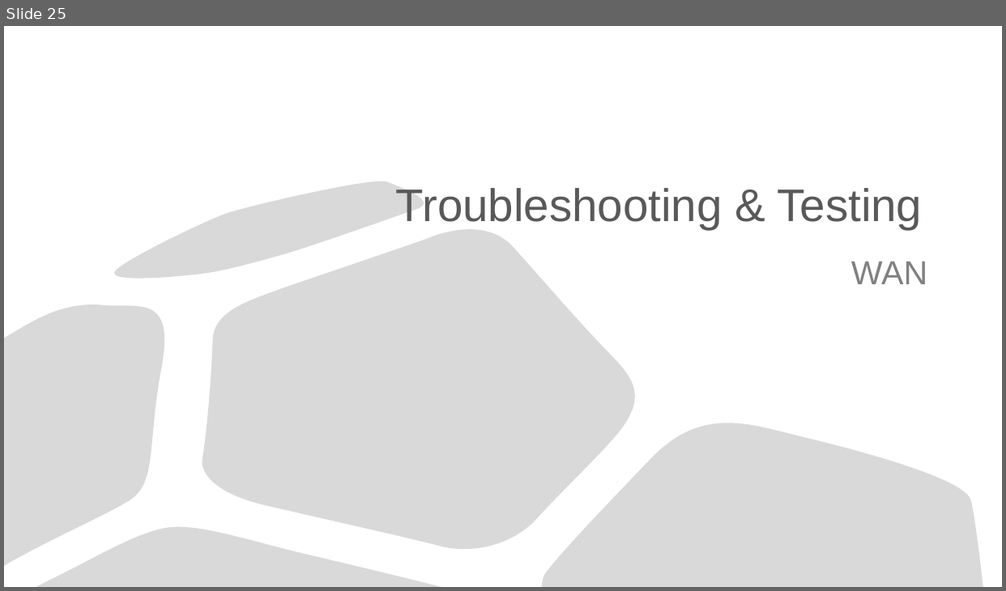
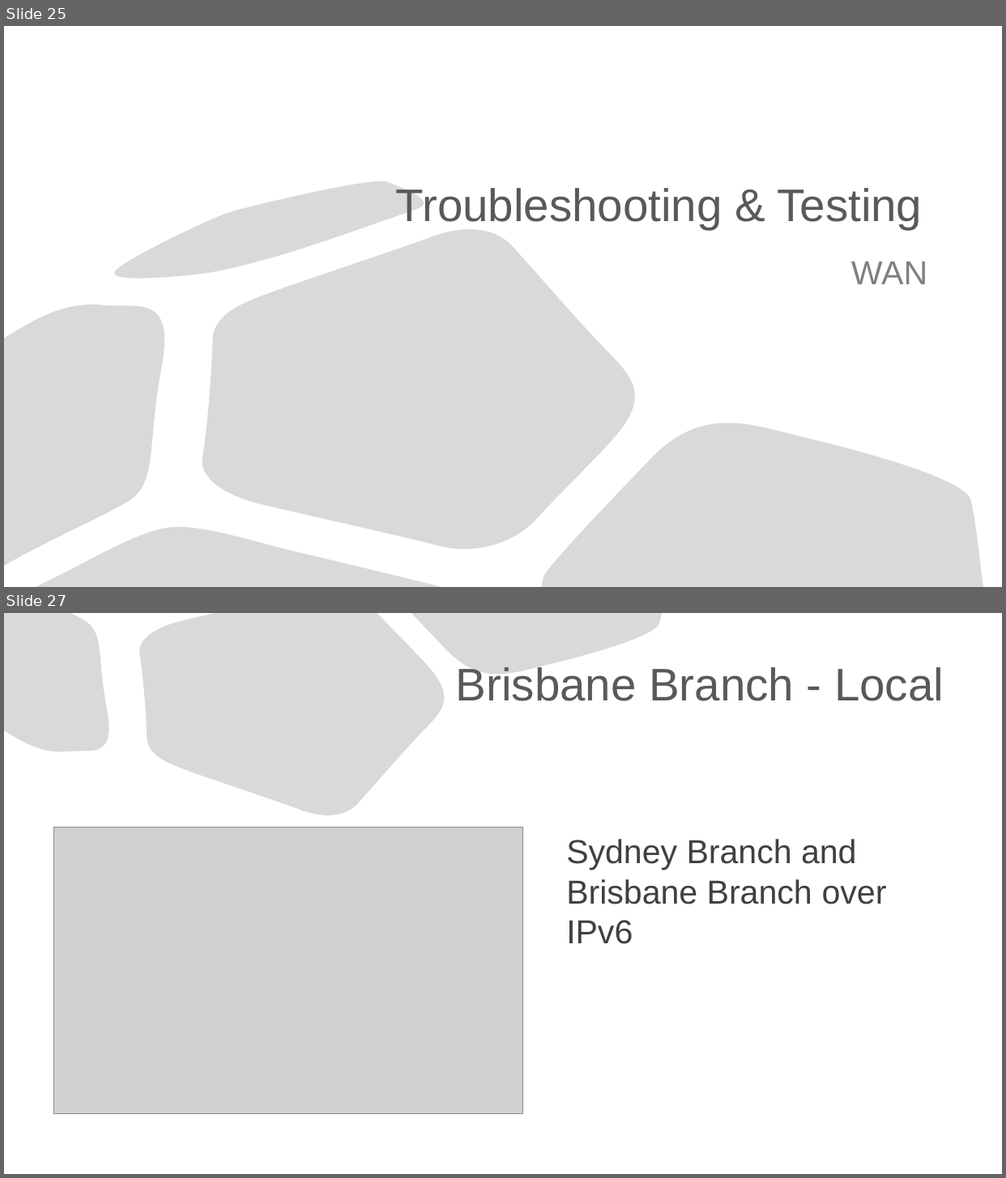
Before and after one commit to Advanced-Diploma-of-IT-Tel-Network-Eng/Assessments, a slide deck: TERM1-BLOCK1/2-ICTNWK541-Configure_Verify_Troubleshoot_WAN_links-IP_services/Assessmet_Task2/Task2/ICTNWK541 Assessment task.pptx. Shown one above the other, each under a label of ours: slide 25 before the commit, slides 25 and 27 after it; the slides between them are not shown. The pictures are 1006x591 and 1006x1178 pixels, drawn with LibreOffice and Linux fonts; fonts in the diff are those of the drawing; grey boxes stand for pictures. Boxes give left, top, right and bottom in pixels: in the first picture for what was removed or moved away, otherwise in the second. Text is boxed around its words. In the diff, an @@ line names an element or a change of style, - is before the commit and + after.

```diff
--- a/TERM1-BLOCK1/2-ICTNWK541-Configure_Verify_Troubleshoot_WAN_links-IP_services/Assessmet_Task2/Task2/ICTNWK541 Assessment task.pptx
+++ b/TERM1-BLOCK1/2-ICTNWK541-Configure_Verify_Troubleshoot_WAN_links-IP_services/Assessmet_Task2/Task2/ICTNWK541 Assessment task.pptx
@@ slide 27 added at (4,613,1002,1174), background #FFFFFF @@
@@ freeform shape added at (4,613,117,760), fill #D9D9D9, outline #000000 0.75 pt @@
@@ freeform shape added at (138,613,453,826), fill #D9D9D9, outline #000000 0.75 pt @@
@@ freeform shape added at (411,613,661,687), fill #D9D9D9, outline #000000 0.75 pt @@
@@ title added at (456,667,944,701), 44 pt, text #595959 @@
+Brisbane Branch - Local
@@ picture added at (54,827,523,1114) @@
@@ text added at (566,839,887,944), 32 pt, text #404040 @@
+Sydney Branch and Brisbane Branch over IPv6
```
Also in this commit, not shown: 13 other slides added.
